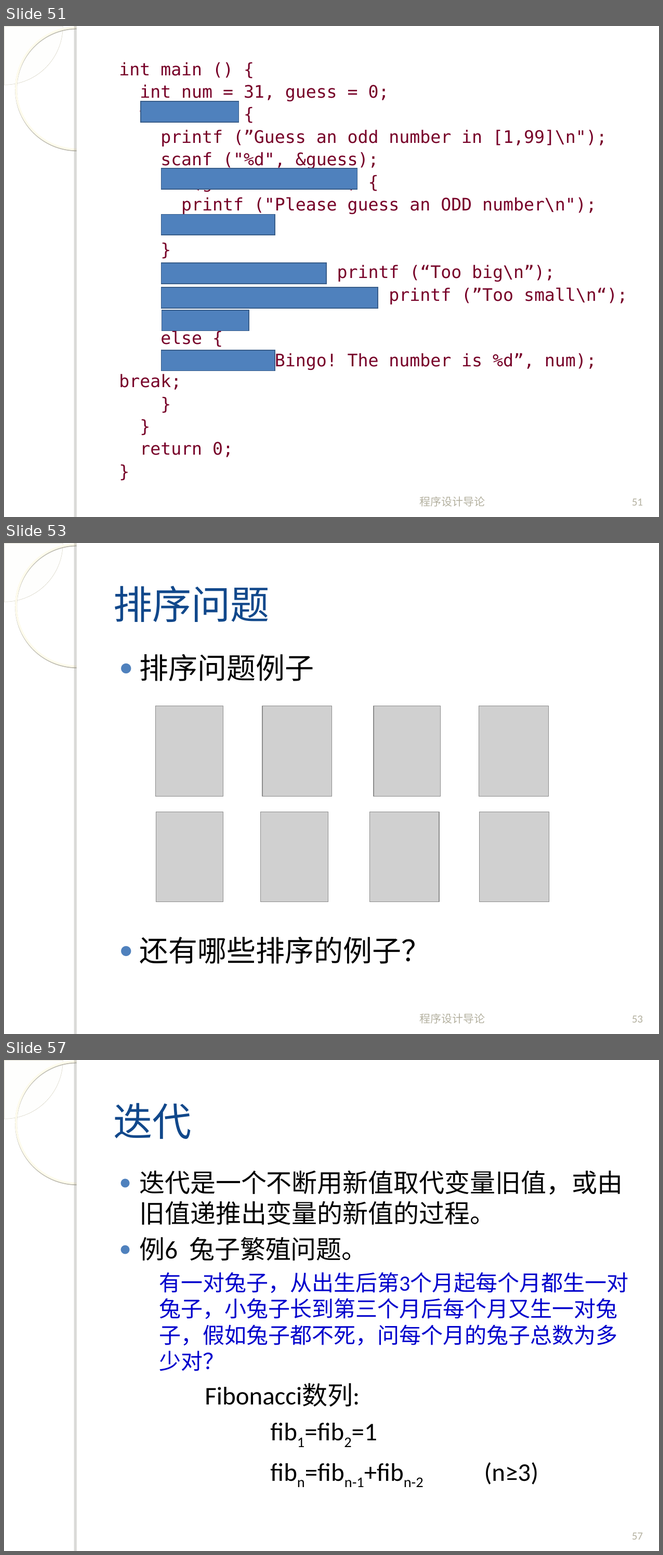
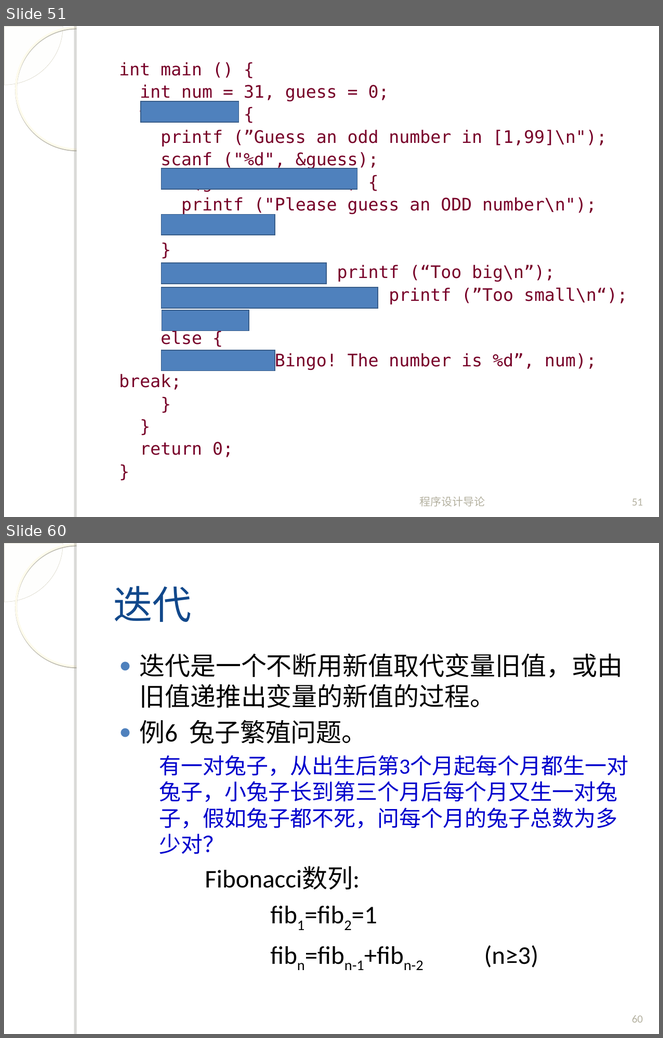
Before and after one commit to fanju1984/introduction-to-programming, a slide deck: introduction-to-programming/slides/2018/04-Control-Statement-2.ppt. Shown one above the other, each under a label of ours: slides 51, 53 and 57 before the commit, slides 51 and 60 after it; the slides between them are not shown. The pictures are 663x1555 and 663x1038 pixels, drawn with LibreOffice and Linux fonts; fonts in the diff are those of the drawing; grey boxes stand for pictures; background and template pictures are left out. Boxes give left, top, right and bottom in pixels: in the first picture for what was removed or moved away, otherwise in the second. Text is boxed around its words. In the diff, an @@ line names an element or a change of style, - is before the commit and + after.

```diff
--- a/introduction-to-programming/slides/2018/04-Control-Statement-2.ppt
+++ b/introduction-to-programming/slides/2018/04-Control-Statement-2.ppt
@@ slide 53 removed at [4, 543, 659, 1034], background picture (left out); not listed: 4 template elements that a slide beside it also shows @@
@@ title removed at [113, 586, 270, 622] @@
-排序问题
@@ text removed at [139, 654, 430, 964] @@
-● 排序问题例子
-● 还有哪些排序的例子？
@@ picture removed at [155, 706, 223, 797] @@
@@ picture removed at [262, 706, 332, 797] @@
@@ picture removed at [374, 706, 440, 797] @@
@@ picture removed at [479, 706, 548, 797] @@
@@ picture removed at [156, 812, 223, 902] @@
@@ picture removed at [261, 812, 328, 902] @@
@@ picture removed at [370, 812, 439, 902] @@
@@ picture removed at [480, 812, 549, 902] @@
@@ text removed at [420, 1014, 486, 1024] @@
-程序设计导论
@@ page number removed at [632, 1016, 643, 1023] @@
-53
@@ what was slide 57 is now slide 60 @@
@@ page number at [632, 1016, 643, 1023]: text changed @@
-57
+60
```
Also in this commit, not shown: 9 slides added, 4 other slides removed, 7 other files.
